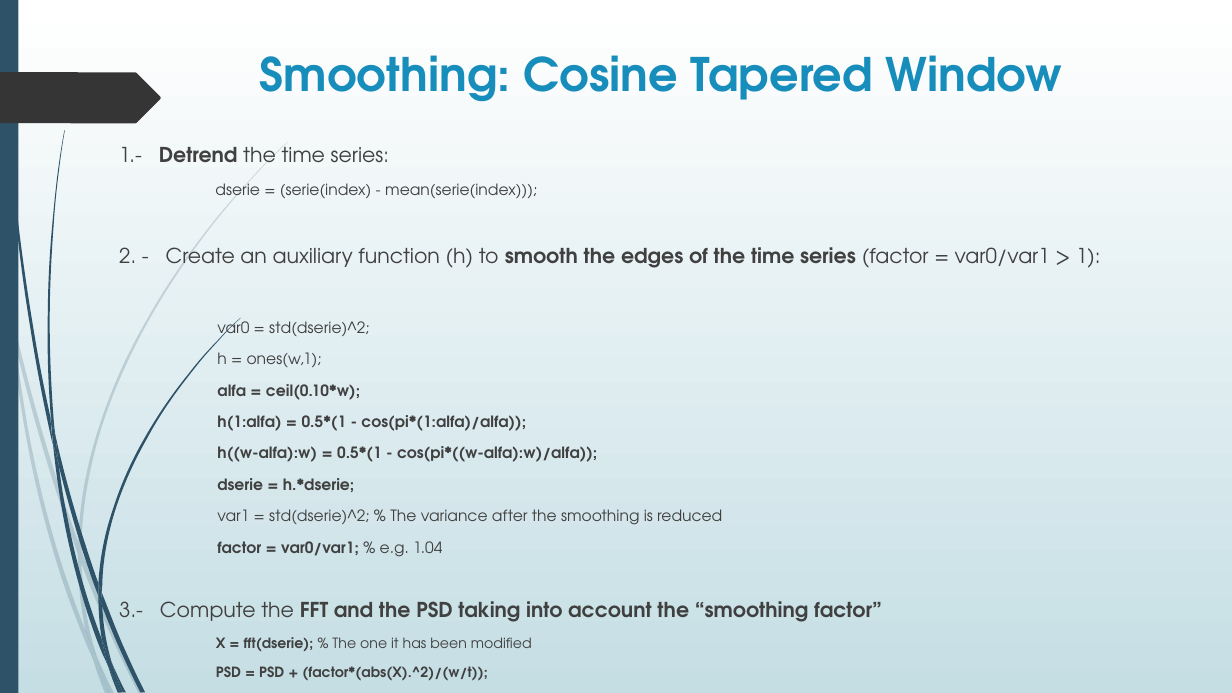
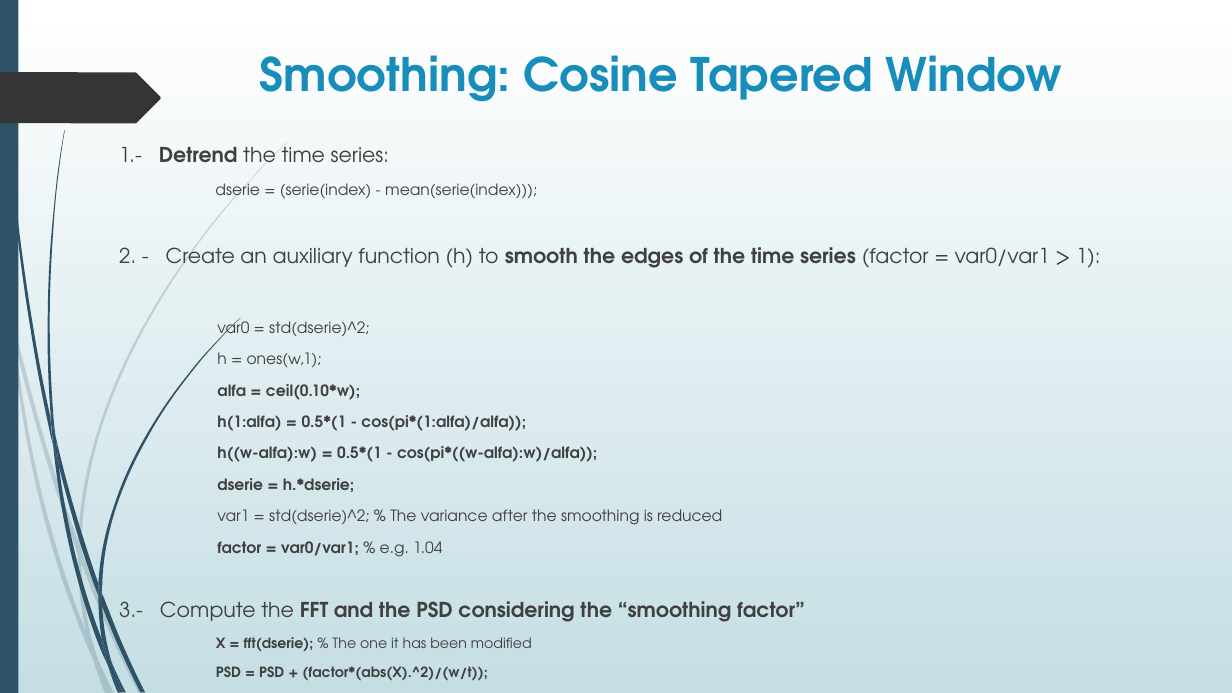
Before and after one commit to alicortes/Spectral_Analysis, a slide deck: slide 5 of Spectral Density Analysis.pptx. Drawn at 1232x693 pixels with LibreOffice and Linux fonts; fonts in the diff are those of the drawing. Boxes give left, top, right and bottom in pixels: in the first picture for what was removed or moved away, otherwise in the second. Text is boxed around its words. In the diff, an @@ line names an element or a change of style, - is before the commit and + after.

```diff
--- a/Spectral Density Analysis.pptx
+++ b/Spectral Density Analysis.pptx
@@ text at [119, 601, 805, 622]: text changed @@
-3.- Compute the FFT and the PSD taking into account the “smoothing factor”
+3.- Compute the FFT and the PSD considering the “smoothing factor”
```
Also in this commit, not shown: 2 other slides changed.
